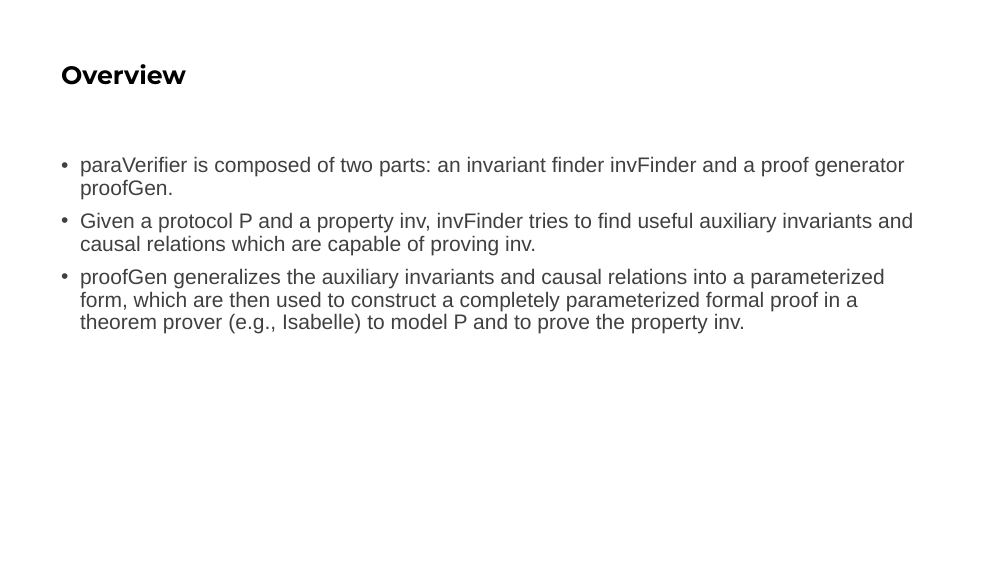
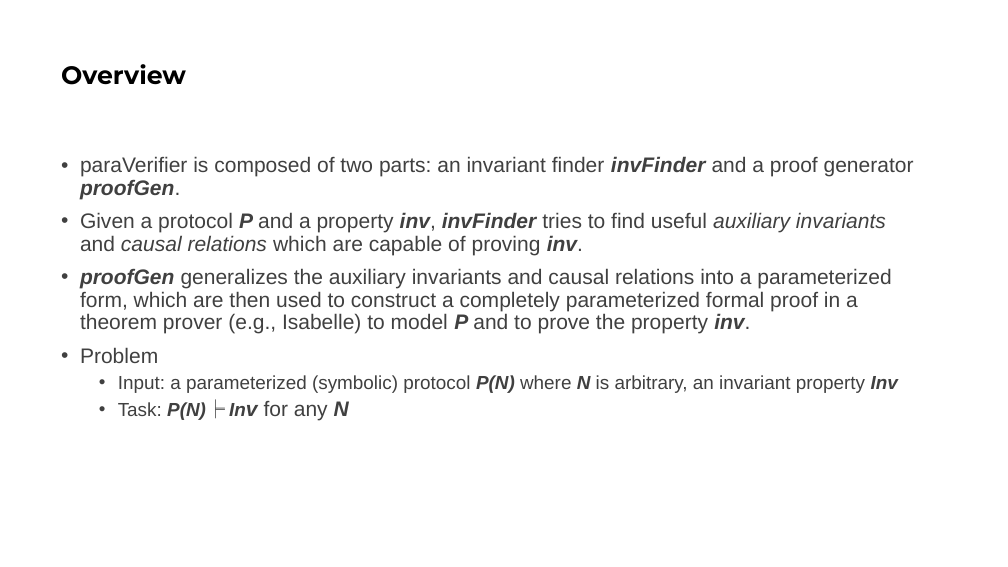
Before and after one commit to bacmive/paper_notes, a slide deck: slide 2 of notes9-paraverifier.pptx. Drawn at 1008x567 pixels with LibreOffice and Linux fonts; fonts in the diff are those of the drawing. Boxes give left, top, right and bottom in pixels: in the first picture for what was removed or moved away, otherwise in the second. Text is boxed around its words. In the diff, an @@ line names an element or a change of style, - is before the commit and + after.

```diff
--- a/notes9-paraverifier.pptx
+++ b/notes9-paraverifier.pptx
@@ text at [80, 156, 914, 334]: bold on in "invFinder proofGen.", "P inv, invFinder inv.", "proofGen P inv."; italic on in "invFinder proofGen.", "P inv, invFinder auxiliary invariants causal relations ...", "proofGen P inv." @@
@@ text at [80, 347, 898, 421]: paragraphs added @@
+• Problem
+  • Input: a parameterized (symbolic) protocol P(N) where N is arbitrary, an invariant property Inv
+  • Task: P(N)╞ Inv for any N
```
Also in this commit, not shown: 3 slides added, 1 slide removed.
